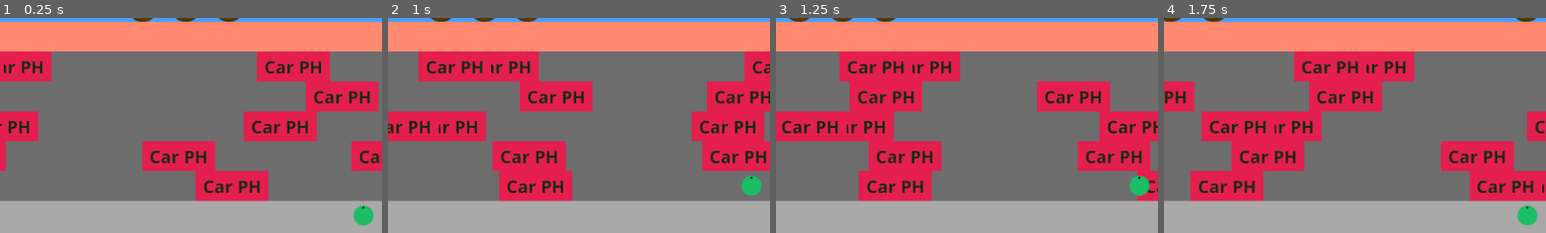
Above: before the commit, frames 1-4 (left to right).
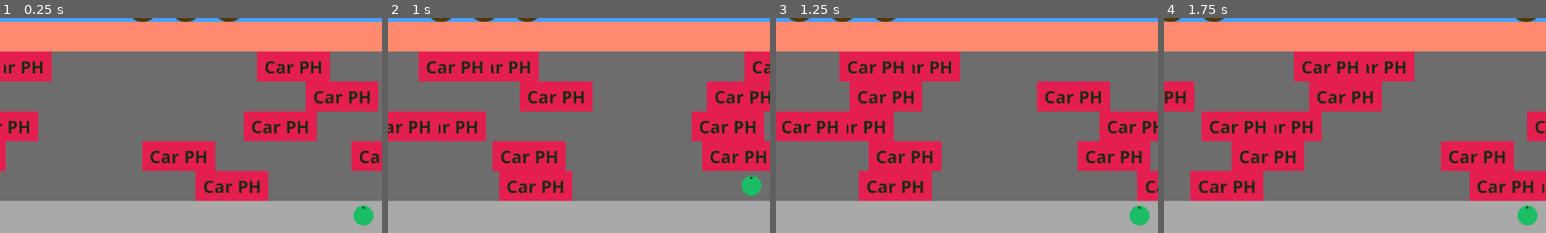
Above: after the commit, the same moments.

Repository: smarthall/20games
Game: Godot game, scene res://road_river_level.tscn
Two runs of this game, one before a commit and one after it. Both use one fixed random seed, a clock stepped at 60 frames per second and the inputs below.
Inputs:
- Up to frame 1 (0.25 s): no input
- Up to frame 2 (1 s): hold Up (up) from 0.53 s (still down)
- Up to frame 3 (1.25 s): keep holding Up (up)
- Up to frame 4 (1.75 s): keep holding Up (up)
The pictures show only the part of the screen within x 2-52%, y 42-92%; the shares and areas given below are measured in that part.

Frames 1-2 are identical in both runs. In frame 3, 0.8% of the frame differs, in the area x 92-98%, y 73-97%; in frame 4, nothing differs.

Commit message:
Frogs can now make it to the goals

Diff:
--- /dev/null
+++ b/frogger/frog_animation.tres
@@ -0,0 +1,14 @@
+[gd_resource type="SpriteFrames" load_steps=2 format=3 uid="uid://dnncygqau3gv"]
+
+[ext_resource type="Texture2D" uid="uid://5e8tdegjnsxn" path="res://assets/frogger.png" id="1_q18y8"]
+
+[resource]
+animations = [{
+"frames": [{
+"duration": 1.0,
+"texture": ExtResource("1_q18y8")
+}],
+"loop": true,
+"name": &"default",
+"speed": 5.0
+}]
--- /dev/null
+++ b/frogger/goal.gd
@@ -0,0 +1,13 @@
+extends Node2D
+
+@onready var _frog_scored: AnimatedSprite2D = $FrogScored
+
+var _scored := false
+
+func is_scored() -> bool:
+	return _scored
+
+func score() -> void:
+	if not _scored:
+		_scored = true
+		_frog_scored.show()
--- a/frogger/goal.tscn
+++ b/frogger/goal.tscn
@@ -1,6 +1,8 @@
-[gd_scene load_steps=4 format=3 uid="uid://c3781xov5dfpa"]
+[gd_scene load_steps=6 format=3 uid="uid://c3781xov5dfpa"]
 
 [ext_resource type="Texture2D" uid="uid://3tehtsxj77pj" path="res://assets/lilypad.png" id="1_6k3qi"]
+[ext_resource type="Script" uid="uid://i2uppdiyeq2s" path="res://goal.gd" id="1_p20yd"]
+[ext_resource type="SpriteFrames" uid="uid://dnncygqau3gv" path="res://frog_animation.tres" id="2_0qle8"]
 
 [sub_resource type="SpriteFrames" id="SpriteFrames_0qle8"]
 animations = [{
@@ -14,14 +16,20 @@
 }]
 
 [sub_resource type="CircleShape2D" id="CircleShape2D_6k3qi"]
-radius = 20.0
+radius = 22.0
 
 [node name="Goal" type="Node2D"]
+script = ExtResource("1_p20yd")
 
-[node name="AnimatedSprite2D" type="AnimatedSprite2D" parent="."]
+[node name="LilyPad" type="AnimatedSprite2D" parent="."]
 sprite_frames = SubResource("SpriteFrames_0qle8")
 
-[node name="StaticBody2D" type="StaticBody2D" parent="."]
+[node name="StaticBody2D" type="StaticBody2D" parent="." groups=["goal"]]
 
 [node name="CollisionShape2D" type="CollisionShape2D" parent="StaticBody2D"]
 shape = SubResource("CircleShape2D_6k3qi")
+
+[node name="FrogScored" type="AnimatedSprite2D" parent="."]
+visible = false
+rotation = 3.14159
+sprite_frames = ExtResource("2_0qle8")
--- a/frogger/obstacle.gd
+++ b/frogger/obstacle.gd
@@ -6,8 +6,8 @@
 
 @export var config: ObstacleConfig
 
-@onready var _collision_shape: CollisionShape2D = $StaticBody2D/CollisionShape2D
-@onready var _collision_body: StaticBody2D = $StaticBody2D
+@onready var _collision_shape: CollisionShape2D = $ObstacleBody/CollisionShape2D
+@onready var _collision_body: StaticBody2D = $ObstacleBody
 @onready var _sprite: AnimatedSprite2D = $AnimatedSprite2D
 
 @onready var _half_width: float = config.width / 2
--- a/frogger/obstacle.tscn
+++ b/frogger/obstacle.tscn
@@ -24,9 +24,9 @@
 
 [node name="AnimatedSprite2D" type="AnimatedSprite2D" parent="."]
 sprite_frames = SubResource("SpriteFrames_vcivv")
-frame_progress = 0.0037095
+frame_progress = 0.880609
 
-[node name="StaticBody2D" type="StaticBody2D" parent="."]
+[node name="ObstacleBody" type="StaticBody2D" parent="."]
 
-[node name="CollisionShape2D" type="CollisionShape2D" parent="StaticBody2D"]
+[node name="CollisionShape2D" type="CollisionShape2D" parent="ObstacleBody"]
 shape = SubResource("RectangleShape2D_qcbvg")
--- a/frogger/player.gd
+++ b/frogger/player.gd
@@ -2,6 +2,7 @@
 class_name Player
 
 signal player_death
+signal player_score
 
 @export var jump_distance: float = 0.0
 @export var jump_time: float = 0.15
@@ -33,6 +34,8 @@
 	elif Input.is_action_just_pressed("up"):
 		_in_air = true
 
+		reparent(get_tree().get_root())
+
 		var tween := create_tween()
 		tween.set_trans(Tween.TRANS_CUBIC)
 		tween.set_ease(Tween.EASE_OUT)
@@ -43,6 +46,8 @@
 
 	elif Input.is_action_just_pressed("down"):
 		_in_air = true
+
+		reparent(get_tree().get_root())
 
 		var tween := create_tween()
 		tween.set_trans(Tween.TRANS_CUBIC)
@@ -57,19 +62,30 @@
 		var collider = _ray.get_collider(0)
 		if collider.is_in_group("killers"):
 			_die()
-		if collider.is_in_group("platforms"):
-			_land_on(collider)
 
-func _die():
+func _reset_position() -> void:
 	if get_parent() != _default_parent:
 		_default_parent.add_child(self)
 
 	global_position = _initial_pos
 
+func _score() -> void:
+	_reset_position()
+	player_score.emit()
+
+func _die():
+	_reset_position()
 	player_death.emit()
-
-func _land_on(platform: Node2D) -> void:
-	pass
 
 func land() -> void:
 	_in_air = false
+
+	_ray.force_shapecast_update()
+	if _ray.is_colliding():
+		var collider = _ray.get_collider(0)
+		if collider.is_in_group("platforms"):
+			reparent(collider)
+
+		elif collider.is_in_group("goal"):
+			collider.get_parent().score()
+			_score()
--- a/frogger/player.tscn
+++ b/frogger/player.tscn
@@ -1,28 +1,16 @@
-[gd_scene load_steps=5 format=3 uid="uid://dmxp1hm14qa41"]
+[gd_scene load_steps=4 format=3 uid="uid://dmxp1hm14qa41"]
 
 [ext_resource type="Script" uid="uid://cbq7lg8ais280" path="res://player.gd" id="1_4flbx"]
-[ext_resource type="Texture2D" uid="uid://5e8tdegjnsxn" path="res://assets/frogger.png" id="2_onrkg"]
-
-[sub_resource type="SpriteFrames" id="SpriteFrames_i3pqv"]
-animations = [{
-"frames": [{
-"duration": 1.0,
-"texture": ExtResource("2_onrkg")
-}],
-"loop": true,
-"name": &"default",
-"speed": 5.0
-}]
+[ext_resource type="SpriteFrames" uid="uid://dnncygqau3gv" path="res://frog_animation.tres" id="2_onrkg"]
 
 [sub_resource type="CircleShape2D" id="CircleShape2D_onrkg"]
-radius = 2.0
 
 [node name="Player" type="Node2D"]
 script = ExtResource("1_4flbx")
 metadata/_custom_type_script = "uid://cbq7lg8ais280"
 
 [node name="AnimatedSprite2D" type="AnimatedSprite2D" parent="."]
-sprite_frames = SubResource("SpriteFrames_i3pqv")
+sprite_frames = ExtResource("2_onrkg")
 
 [node name="ShapeCast2D" type="ShapeCast2D" parent="."]
 shape = SubResource("CircleShape2D_onrkg")
Not shown, added: frogger/goal.gd.uid
